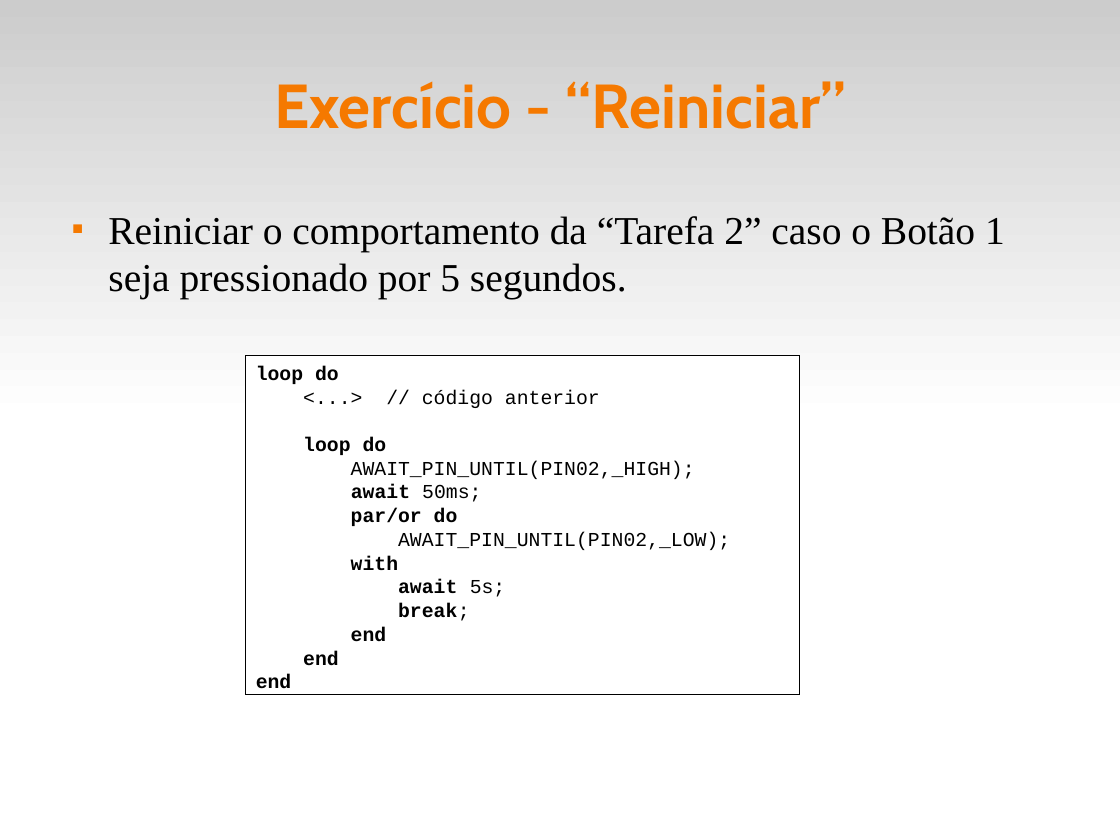
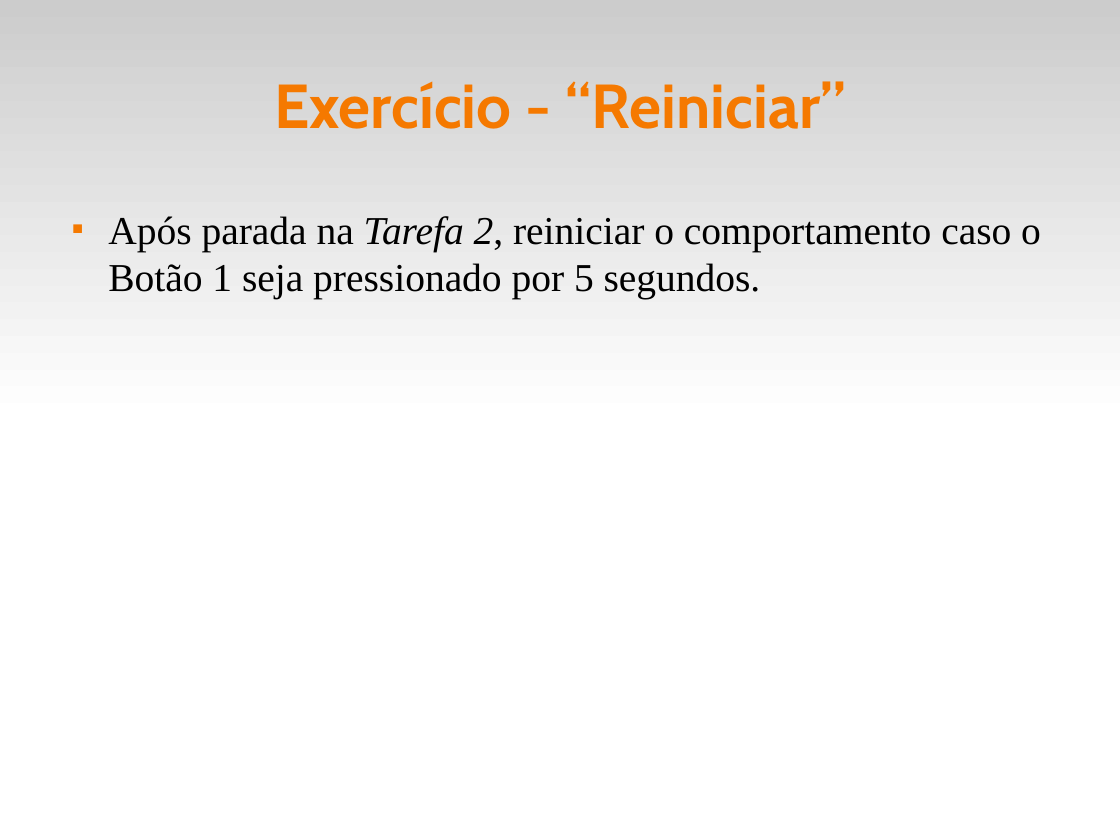
Before and after one commit to fsantanna-uerj/reativos, a slide deck: slide 17 of slides/05_ceu.odp. Drawn at 1120x840 pixels with LibreOffice and Linux fonts; fonts in the diff are those of the drawing. Boxes give left, top, right and bottom in pixels: in the first picture for what was removed or moved away, otherwise in the second. Text is boxed around its words. In the diff, an @@ line names an element or a change of style, - is before the commit and + after.

```diff
--- a/slides/05_ceu.odp
+++ b/slides/05_ceu.odp
@@ text at (108,216,1041,299): text changed @@
-■ Reiniciar o comportamento da “Tarefa 2” caso o Botão 1 seja pressionado por 5 segundos.
+■ Após parada na Tarefa 2, reiniciar o comportamento caso o Botão 1 seja pressionado por 5 segundos.
@@ rectangle removed at (246,356,800,695) @@
-loop do
-<...> // código anterior
-loop do
-AWAIT_PIN_UNTIL(PIN02,_HIGH);
-await 50ms;
-par/or do
-AWAIT_PIN_UNTIL(PIN02,_LOW);
-with
-await 5s;
-break;
-end
-end
-end
```
Also in this commit, not shown: 11 other files.
